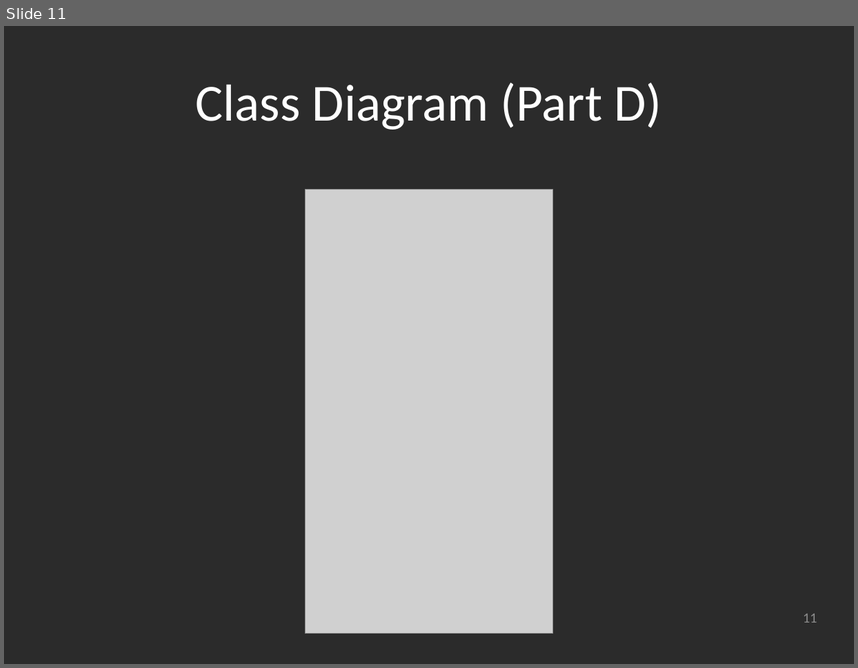
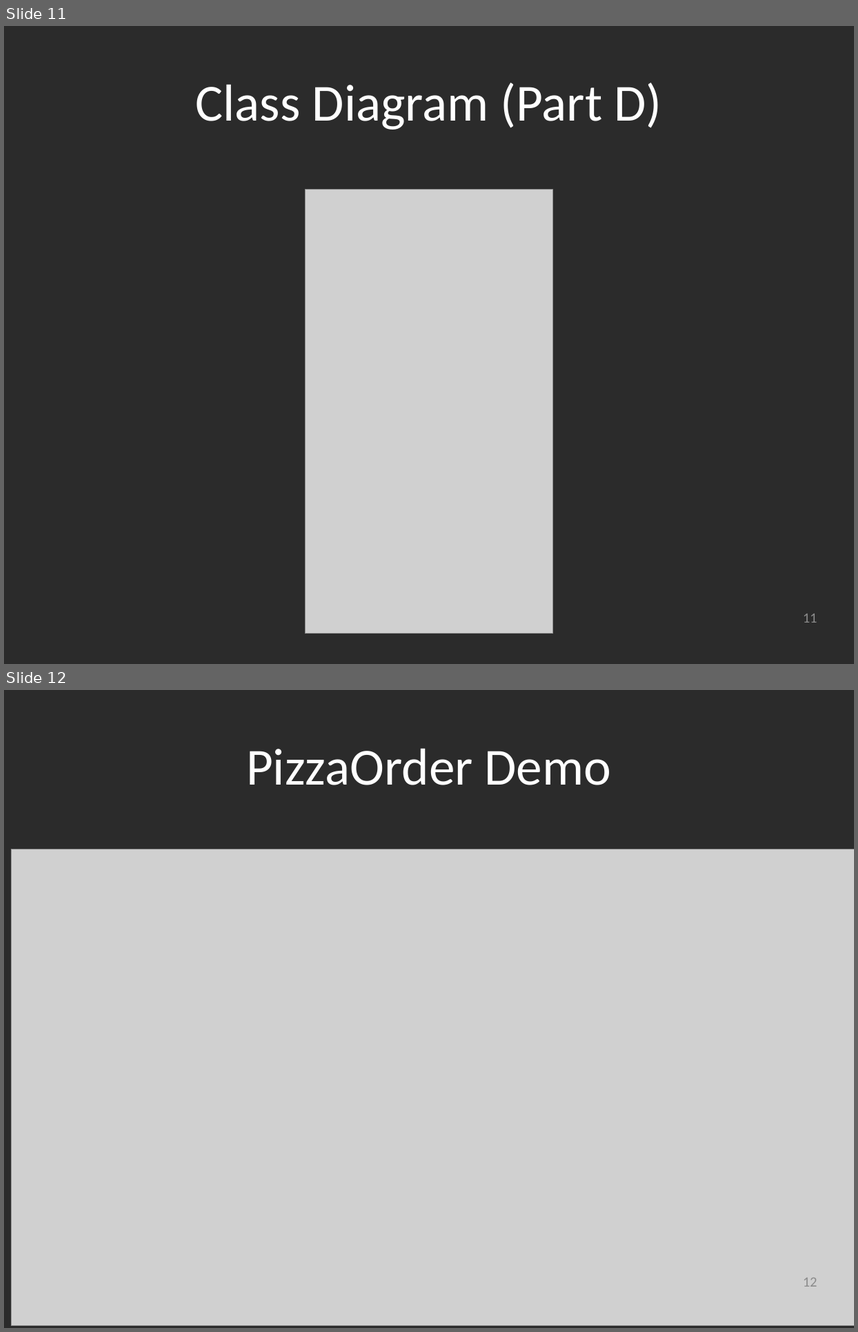
Before and after one commit to SpacemanRiff/spring-semester-project, a slide deck: resources/PowerPoints/Product Release.pptx. Shown one above the other, each under a label of ours: slide 11 before the commit, slides 11 and 12 after it. The pictures are 858x668 and 858x1332 pixels, drawn with LibreOffice and Linux fonts; fonts in the diff are those of the drawing; grey boxes stand for pictures; background and template pictures are left out; a plain dark background stands for a picture behind light text. Boxes give left, top, right and bottom in pixels: in the first picture for what was removed or moved away, otherwise in the second. Text is boxed around its words. In the diff, an @@ line names an element or a change of style, - is before the commit and + after.

```diff
--- a/resources/PowerPoints/Product Release.pptx
+++ b/resources/PowerPoints/Product Release.pptx
@@ slide 12 added at [4,690,854,1328], background picture (left out) @@
@@ title added at [246,748,611,785], 44 pt, text #FFFFFF @@
+PizzaOrder Demo
@@ picture added at [11,849,854,1325] @@
@@ page number added at [803,1277,818,1286], 12 pt, text #8C8C8C @@
+12
```
Also in this commit, not shown: 3 slides changed, 2 other slides added, 1 slide removed, 9 other files.
